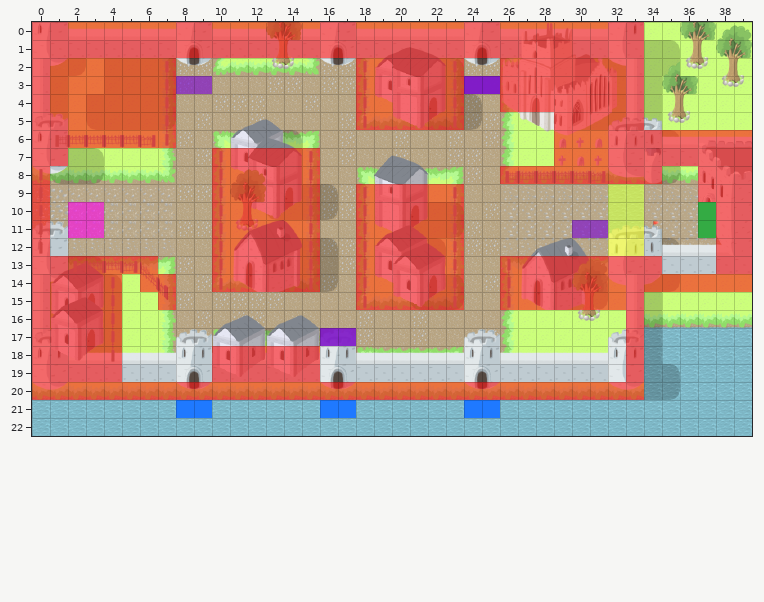
Tiled map (JSON) -- src/assets/level/truffles_level_1.json. The picture above was drawn from the file before the commit.
Cells are 32x32 px. Shown: x 0..39, y 0..22.
The result:
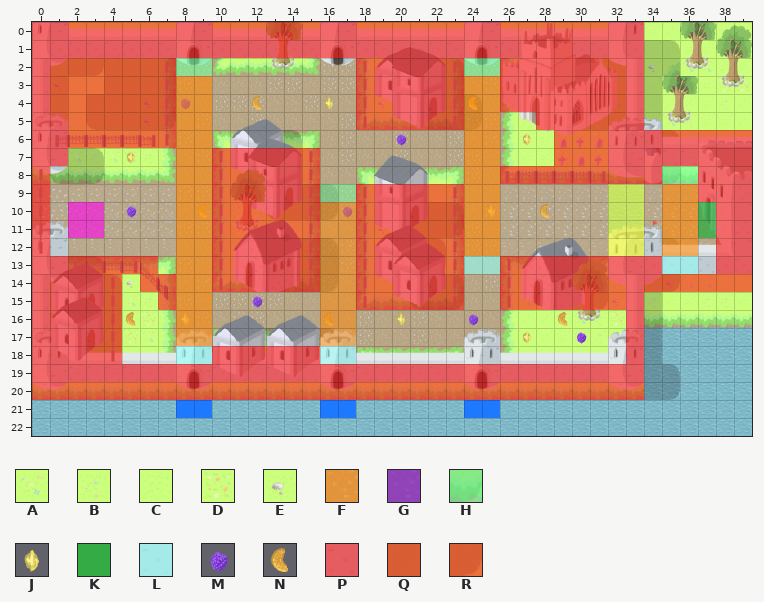
Key: from "truffles_level_1_tileset": A 4, B 5, C 57, D 106, E 109, F 447, G 498, H 499, J 502, K 550, L 551, M 554, N 606, P 654, Q 908, R 1013.
_ is an empty cell.
Tiles replaced or removed in this view: C, G, K, R.
Tiles of an added or newly shown layer are drawn over the layers below it.
See-through tiles are keyed as they look on the map.
From the commit log: adding layers for patroling and collectables
Changes in this commit:
Changed rows in their new state; . is an unchanged cell.
Layer "map/ground/ground_depth_00":
first column x 1:
 2 .................................E.AA..
 3 E....................................DD
 4 .....E............E..................B.
 5 .....E............................AB...
 7 .ABAAB.................................
first column x 5:
11 ..............E...................
14 E.............................EAA.
15 AB....................A....E.B..BB
16 BD......................AABD......
17 DA.......................AB.......
Layer "map/shadow/shadow_depth_01":
first column x 2:
 2 QR
Layer "map/environment_collision/collide_depth_":
first column x 28:
 5 P
first column x 5:
19 PPPPP......PPPPPPPPPPPPPPPPP
Layer "map/collectables/candies_level1_depth_02" (now shown):
first column x 5:
 4 ...M...N...J.......N....
 6 ...............M......J.
 7 J.......................
10 M...N.......M.......J..N
first column x 5:
15 .......M..................
16 N..J.......N...J...M....N.
17 ......................J..M
Layer "map/spawns/enemy_level1_spawn" (removed):
first column x 30:
11 __
Layer "map/spawns/enemy_level2_spawn" (removed):
first column x 24:
 3 __
Layer "map/spawns/enemy_level3_spawn" (removed):
first column x 24:
 3 __
first column x 16:
17 __
Layer "map/spawns/enemy_level4_spawn" (removed):
first column x 8:
 3 __..............__
first column x 16:
17 __
Layer "map/patrol/level1" (added):
first column x 35:
 8 HH
 9 FF
10 FF
11 FF
12 FF
13 LL
Layer "map/patrol/level2" (added):
first column x 24:
 2 HH
 3 FF
 4 FF
 5 FF
 6 FF
 7 FF
 8 FF
 9 FF
10 FF
11 FF
12 FF
13 LL
Layer "map/patrol/level3" (added):
first column x 16:
 9 HH
10 FF
11 FF
12 FF
13 FF
14 FF
15 FF
16 FF
17 FF
18 LL
Layer "map/patrol/level4" (added):
first column x 8:
 2 HH
 3 FF
 4 FF
 5 FF
 6 FF
 7 FF
 8 FF
 9 FF
10 FF
11 FF
12 FF
13 FF
14 FF
15 FF
16 FF
17 FF
18 LL
Layer "map/Goal/pig_depth_02" (removed):
first column x 37:
10 _
11 _
Layer "map/Goal/greek_depth_02" (removed):
first column x 37:
10 _
11 _
Layer "map/Goal/pot_depth_02" (removed):
first column x 37:
10 _
11 _
Boxes around the changes in both pictures, in picture pixels (x1, y1, x2, y2):
changed: (54, 58, 212, 382)
changed: (320, 58, 626, 382)
changed: (648, 65, 655, 72)
changed: (683, 61, 750, 110)
added: (252, 96, 262, 110)
changed: (665, 116, 692, 128)
changed: (648, 166, 728, 308)
added: (252, 296, 263, 308)
